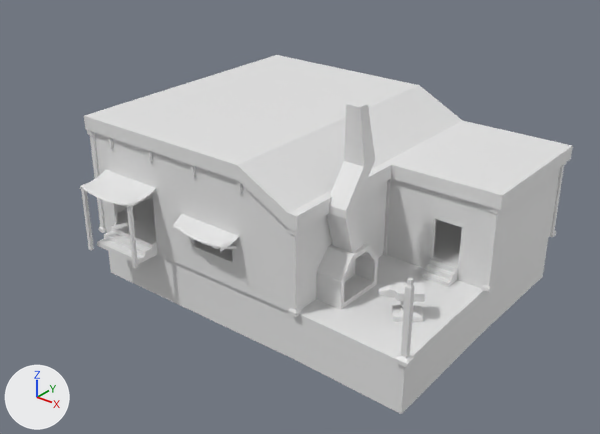
An edit to the Blender file Assets/Art/Headlands/HeadlandTown/Models/blacksmith.blend, drawn before and after from the same camera.
Rendered twice from a 50 mm lens placed at (15.93, -25.11, 13.95), pointed at (-1.13, -3.79, 0.73). The axes (+X, +Y, +Z) are drawn at lower left. The lights are the same throughout.

Names of what the first picture shows: 'Anvil', 'Cube.001', 'Floor', 'Floor.001', 'Furnace', 'Pillar Short', 'Pillar Tall', 'Plane', 'Plane.001', 'Wall.001', 'Wall.002', 'Wall.003', 'Wall.004'.
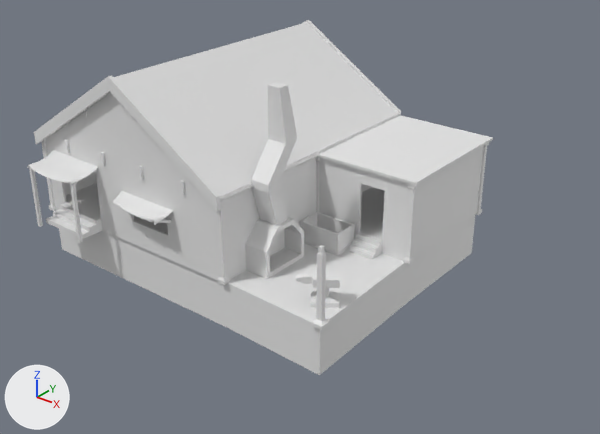
What differs and where, as boxes [x1, y1, x2, y2] in the pictures (600 x 434 px; the box of a moved part takes in the faces that stretch with it):
'Floor.001', deleted
    before: [84, 55, 573, 232]
'Floor', moved
    before: [106, 197, 548, 414]
    after: [59, 183, 475, 375]
'Cube', added
    after: [34, 20, 401, 212]
'Wall.004', reshaped, moved (11% narrower, 6% taller)
    before: [95, 133, 291, 311]
    after: [46, 92, 220, 281]
'Furnace', moved
    before: [316, 101, 378, 309]
    after: [245, 82, 304, 279]
'Wall.001', reshaped, moved (14% narrower)
    before: [386, 179, 491, 288]
    after: [319, 158, 409, 261]
'Wall.002', moved
    before: [492, 167, 560, 285]
    after: [412, 146, 483, 258]
'Wall.003', moved
    before: [299, 181, 387, 309]
    after: [224, 158, 371, 279]
'Cube.002', added
    after: [319, 116, 493, 186]
'Plane', moved
    before: [79, 170, 155, 208]
    after: [27, 150, 98, 185]
'Plane.001', moved
    before: [173, 214, 239, 252]
    after: [112, 191, 173, 225]
'Anvil', moved
    before: [378, 282, 425, 322]
    after: [296, 269, 340, 308]
'Cube.001', moved
    before: [394, 278, 416, 367]
    after: [311, 245, 331, 330]
'Cube.003', added
    after: [300, 212, 355, 256]
'Pillar Short', moved
    before: [288, 229, 301, 317]
    after: [216, 200, 230, 285]
'Pillar Short.001', moved
    before: [481, 207, 502, 293]
    after: [403, 183, 419, 264]
'Pillar', moved
    before: [127, 206, 138, 269]
    after: [70, 183, 83, 243]
'Pillar.001', moved
    before: [81, 189, 94, 250]
    after: [29, 168, 43, 227]
'Pillar Short.002', moved
    before: [550, 162, 567, 237]
    after: [476, 143, 489, 215]
'Pillar Tall', deleted
    before: [87, 130, 106, 233]
'Cube.014', moved
    before: [383, 179, 391, 256]
    after: [316, 156, 320, 212]
'Wall.005', moved
    before: [116, 194, 153, 213]
    after: [64, 172, 97, 195]
'Gutter.001', added
    after: [220, 115, 401, 202]
'Pillar Short.003', added
    after: [41, 139, 56, 211]
'Beam.001', moved
    before: [237, 180, 242, 193]
    after: [180, 180, 185, 194]
'Beam', moved
    before: [190, 165, 196, 177]
    after: [138, 166, 144, 179]
'Beam.002', moved
    before: [147, 150, 153, 162]
    after: [100, 152, 105, 165]
'Beam.003', moved
    before: [108, 137, 113, 148]
    after: [64, 140, 70, 152]
'Pillar.005', moved
    before: [226, 245, 236, 249]
    after: [160, 219, 171, 223]
'Pillar.003', moved
    before: [130, 191, 154, 207]
    after: [73, 169, 97, 184]
'Short Beam.013', added
    after: [84, 110, 87, 118]
part 1 of me_wall_004, moved or reshaped
    before: [387, 179, 491, 276]
    after: [319, 158, 409, 249]
part 2 of me_wall, moved or reshaped
    before: [95, 133, 111, 175]
    after: [46, 131, 57, 156]
part 3 of me_wall, moved or reshaped
    before: [233, 185, 290, 257]
    after: [167, 160, 217, 229]
part 4 of me_wall, moved or reshaped
    before: [110, 139, 152, 186]
    after: [57, 108, 95, 165]
part 5 of me_wall, moved or reshaped
    before: [151, 152, 238, 233]
    after: [89, 92, 170, 208]

The edits, one by one:
me_wall_004 has 47 vertices, 38 faces and spans x -1.0..3.0, y -0.7..0.0, z 0.0..3.0.
me_wall_004 is used by ob_wall_001; parent ob_floor; location (0.0, -3.0, 0.0); rotation (0.0, 0.0, -6.283), in degrees (0, 0, -360).
Before the commit, vertices of me_wall_004: 19 (2.0, -0.1, 1.95) at pixel (461, 227), 20 (2.0, 0.0, 1.95), 21 (1.0, 0.0, 1.95), 22 (1.0, -0.1, 1.95) at pixel (434, 218).
Part 1, on me_wall_004:
Vertices 19 to 22 of me_wall_004 move by (0.0, 0.0, 0.46).
me_wall has 72 vertices, 68 faces and spans x -1.0..8.0, y -1.0..0.0, z 0.0..4.0.
me_wall is used by ob_wall_004; parent ob_floor; location (-9.0, -8.0, 0.0); rotation (0.0, 0.0, -6.283), in degrees (0, 0, -360).
me_wall part 2: all 2 vertices in x 0.0, y -0.1..0.0, z 4.0 are moved by (0.0, 0.0, -0.15).
me_wall part 3: all 2 vertices in x 6.0, y -0.1..0.0, z 4.0 are moved by (0.0, 0.0, 0.38).
me_wall part 4: all 2 vertices in x 2.0, y -0.1..0.0, z 4.0 are moved by (0.0, 0.0, 1.17).
me_wall part 5: all 2 vertices in x 3.0, y -0.1..0.0, z 4.0 are moved by (0.5, 0.0, 2.06).
Mesh me_cube_008 is new.
It has 28 vertices, 26 faces and spans x -0.86..0.9, y -0.58..0.46, z 0.0..0.83.
Mesh me_cube_006 is new.
It is a box spanning x -1.73..2.3, y -2.65..2.75, z 0.0..0.1.
Mesh me_cube_003 is new.
It has 16 vertices, 14 faces and spans x -0.08..0.06, y -5.18..5.18, z -0.01..0.07.
Mesh me_cube is new.
It has 38 vertices, 31 faces and spans x 0.0..4.62, y 0.0..0.07, z 0.0..3.03.
Mesh me_cube_002 is new.
It has 28 vertices, 23 faces and spans x 0.0..4.71, y 0.0..5.31, z -0.26..3.23.
Object 'Floor' (ob_floor) moves from (3.0, 0.0, 0.0) to (0.0, 0.0, 0.0).
Object 'Pillar Tall' (ob_pillar_tall) is deleted.
In object 'Anvil' (ob_anvil), parent is now set to ob_floor.
Object 'Anvil' (ob_anvil) moves from (4.733, -6.053, 0.0) to (2.26, -6.996, 0.0).
In object 'Furnace' (ob_furnace), parent is now set to ob_floor.
Object 'Floor.001' (ob_floor_001) is deleted.
Object 'Cube.003' (ob_cube_003) is new; it shows me_cube_008.
Its parent is ob_floor.
Its location is (0.027, -3.647, 0.0).
Object 'Cube.002' (ob_cube_002) is new; it shows me_cube_006.
Its parent is ob_floor.
Its location is (1.0, -0.592, 3.0).
Object 'Gutter.001' (ob_gutter_001) is new; it shows me_cube_003.
Its parent is ob_cube.
Its location is (4.709, 0.0, 0.0452).
Object 'Cube' (ob_cube) is new; it shows me_cube_002.
Its parent is ob_rafters.
Its location is (0.0, 4.236, 0.0).
It gains a MIRROR modifier named 'Mirror'.
Modifier setting: use_axis = (True, True, False).
Modifier setting: use_clip = True.
Object 'Rafters' (ob_rafters) is new; it shows me_cube.
Its parent is ob_floor.
Its location is (-5.5, -7.282, 3.0).
It gains a MIRROR modifier named 'Mirror'.
Modifier setting: use_axis = (True, True, False).
Modifier setting: use_clip = True.
It gains a ARRAY modifier named 'Array'.
Modifier setting: count = 3.
Modifier setting: use_constant_offset = True.
Modifier setting: constant_offset_displace = (0.0, 4.0, 0.0).
Modifier setting: relative_offset_displace = (0.0, 1.0, 0.0).
Object 'Short Beam.013' (ob_short_beam_013) is new; it shows me_short_beam.
Its parent is ob_rafters.
Its location is (-1.756, 4.155, 1.686).
It gains a MIRROR modifier named 'Mirror'.
Modifier setting: use_axis = (True, True, False).
Object 'Pillar Short.003' (ob_pillar_short_003) is new; it shows me_pillar_short.
Its parent is ob_floor.
Its location is (-10.05, -8.05, 0.0).
It gains a MIRROR modifier named 'Mirror'.
Modifier setting: use_axis = (True, True, False).
